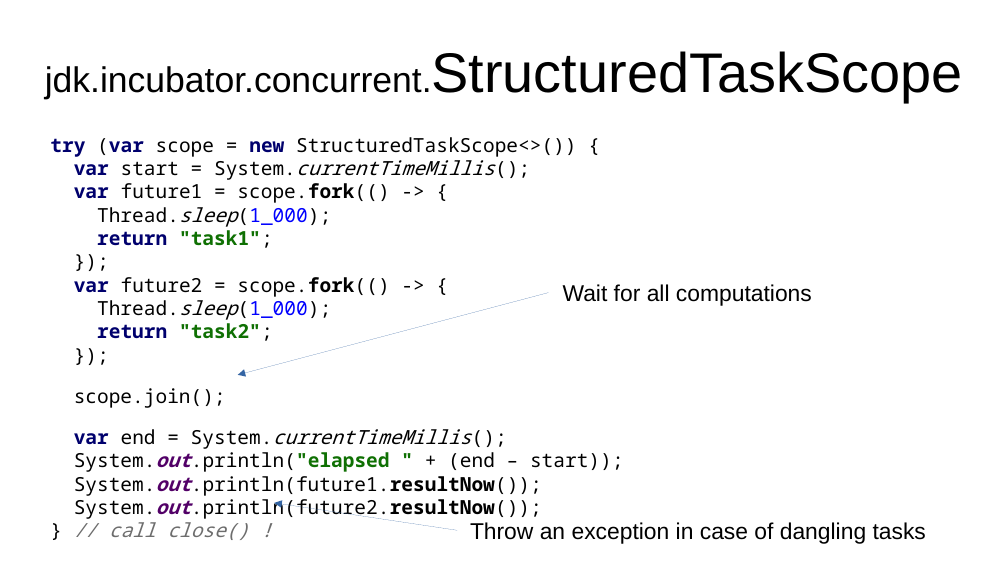
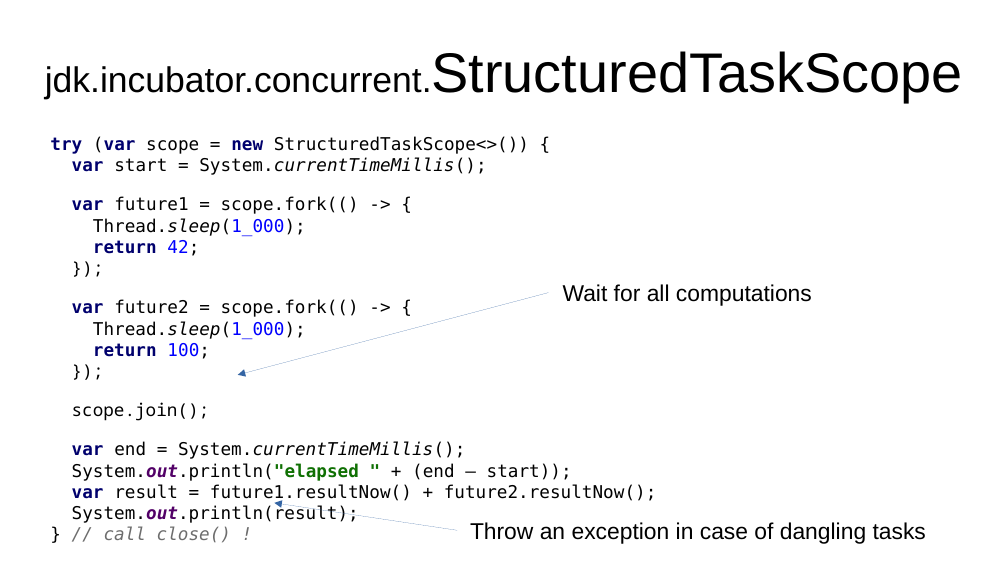
Before and after one commit to forax/loom-fiber, a slide deck: slide 46 of loom is looming.odp (slide 44 before the commit). Drawn at 1008x567 pixels with LibreOffice and Linux fonts; fonts in the diff are those of the drawing. Boxes give left, top, right and bottom in pixels: in the first picture for what was removed or moved away, otherwise in the second. Text is boxed around its words. In the diff, an @@ line names an element or a change of style, - is before the commit and + after.

Commit message:
update structured concurrency slides and examples

```diff
--- a/loom is looming.odp
+++ b/loom is looming.odp
@@ text at (50,136,529,359): text changed; size 15.3 to 13.9 pt; font Noto Sans Mono to DejaVu Sans Mono @@
-try (var scope = new StructuredTaskScope<>()) {
-var start = System.currentTimeMillis();
-var future1 = scope.fork(() -> {
-Thread.sleep(1_000);
-return "task1";
-});
-var future2 = scope.fork(() -> {
-Thread.sleep(1_000);
-return "task2";
-});
+try (var scope = new StructuredTaskScope<>()) {
+var start = System.currentTimeMillis();
+var future1 = scope.fork(() -> {
+Thread.sleep(1_000);
+return 42;
+});
+var future2 = scope.fork(() -> {
+Thread.sleep(1_000);
+return 100;
+});
@@ text at (72,402,210,421): size 15.3 to 13.9 pt in "scope.join();" @@
@@ text at (72,442,657,523): text changed; size 15.3 to 13.9 pt; font Noto Sans Mono to DejaVu Sans Mono @@
-var end = System.currentTimeMillis();
-System.out.println("elapsed " + (end – start));
-System.out.println(future1.resultNow());
-System.out.println(future2.resultNow());
-} // call close() !
+var end = System.currentTimeMillis();
+System.out.println("elapsed " + (end – start));
+var result = future1.resultNow() + future2.resultNow();
+System.out.println(result);
+} // call close() !
```
Also in this commit, not shown: 5 other slides changed, 2 slides added, 5 other files.
